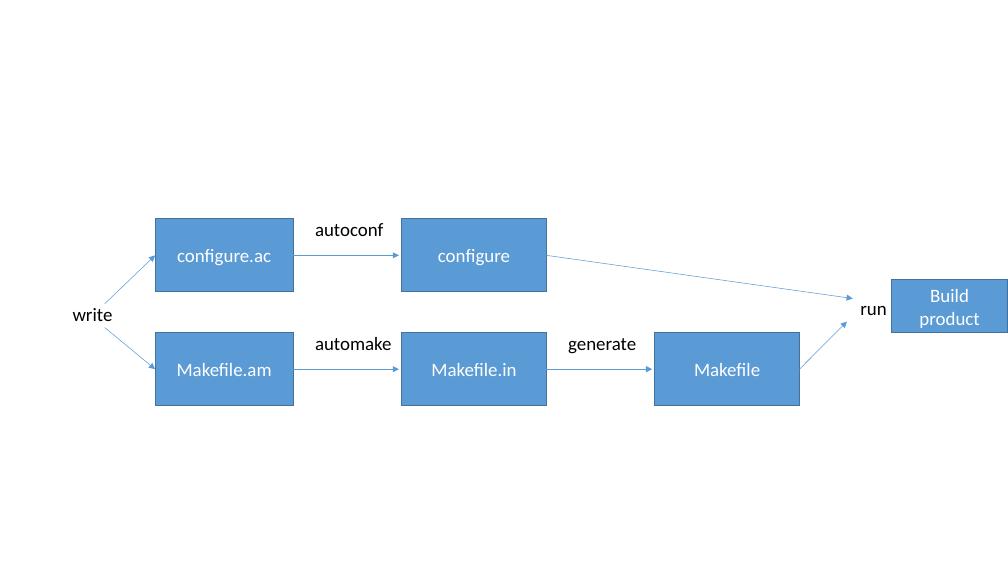
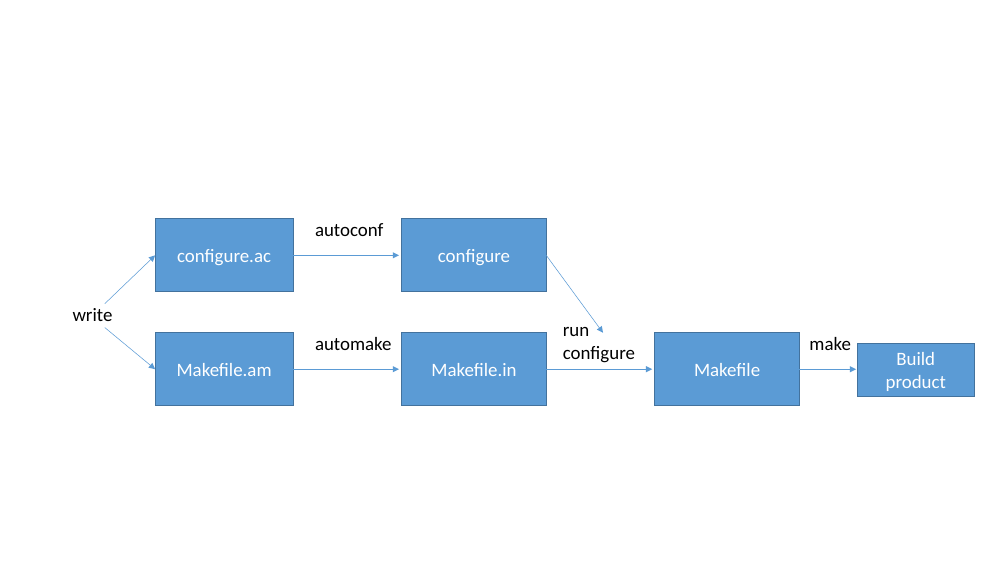
Before and after one commit to huyendinhkhanh/tim_hieu, a slide deck: slide 2 of luong_autotool.pptx. Drawn at 1008x567 pixels with LibreOffice and Linux fonts; fonts in the diff are those of the drawing. Boxes give left, top, right and bottom in pixels: in the first picture for what was removed or moved away, otherwise in the second. Text is boxed around its words. In the diff, an @@ line names an element or a change of style, - is before the commit and + after.

```diff
--- a/luong_autotool.pptx
+++ b/luong_autotool.pptx
@@ arrow moved from (547, 256) - (853, 299) to (547, 256) - (603, 333) @@
@@ text at (563, 327, 635, 363): text changed @@
-generate
+run configure
@@ text at (809, 337, 851, 350): text changed @@
-run
+make
@@ rectangle "Build product": place and size @@
-rectangle "Build product" at (892, 280, 1008, 333)
+rectangle "Build product" at (858, 343, 974, 396)
@@ arrow moved from (799, 369) - (847, 321) to (799, 369) - (857, 369) @@
```
Also in this commit, not shown: 3 other files.
